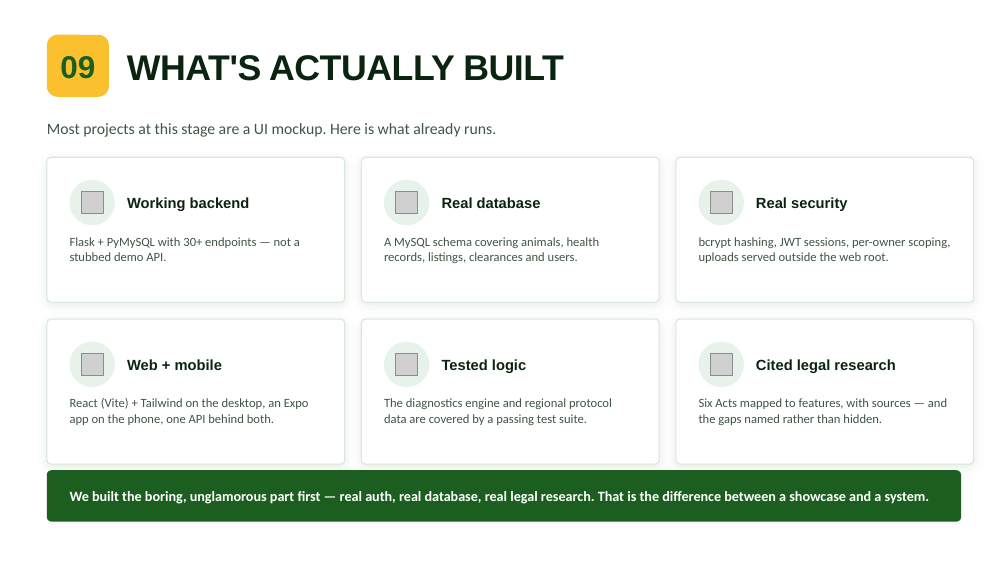
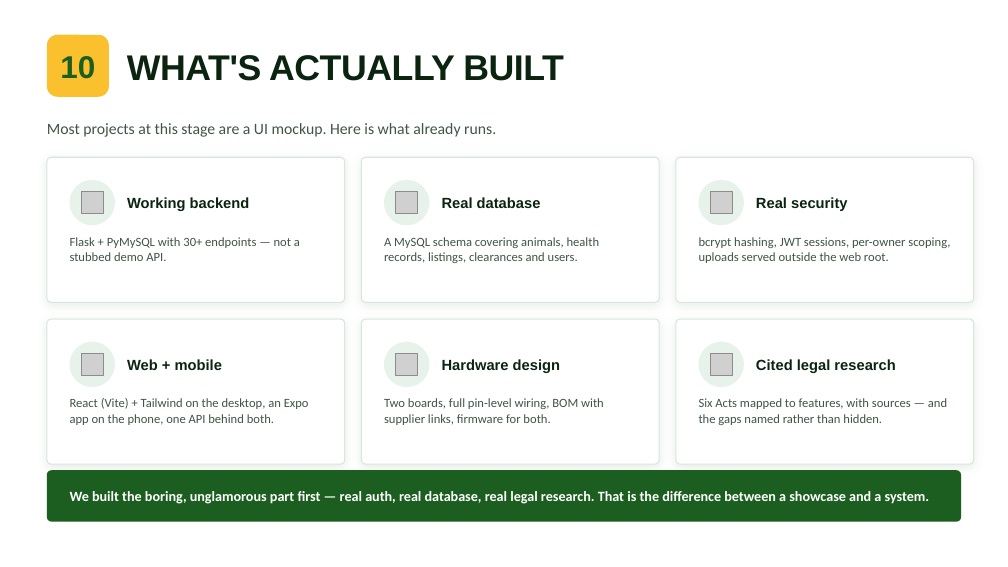
Before and after one commit to teamgriwd-del/PFUMA, a slide deck: slide 11 of PFUMA_ZAS2026_Deck.pptx (slide 10 before the commit). Drawn at 1008x567 pixels with LibreOffice and Linux fonts; fonts in the diff are those of the drawing; grey boxes stand for pictures; background and template pictures are left out. Boxes give left, top, right and bottom in pixels: in the first picture for what was removed or moved away, otherwise in the second. Text is boxed around its words. In the diff, an @@ line names an element or a change of style, - is before the commit and + after.

```diff
--- a/PFUMA_ZAS2026_Deck.pptx
+++ b/PFUMA_ZAS2026_Deck.pptx
@@ text at [60, 56, 95, 79]: text changed @@
-09
+10
@@ text at [442, 359, 560, 373]: text changed @@
-Tested logic
+Hardware design
@@ text at [384, 398, 604, 425]: text changed @@
-The diagnostics engine and regional protocol data are covered by a passing test suite.
+Two boards, full pin-level wiring, BOM with supplier links, firmware for both.
```
Also in this commit, not shown: 8 other slides changed, 1 slide added, 5 other files.
